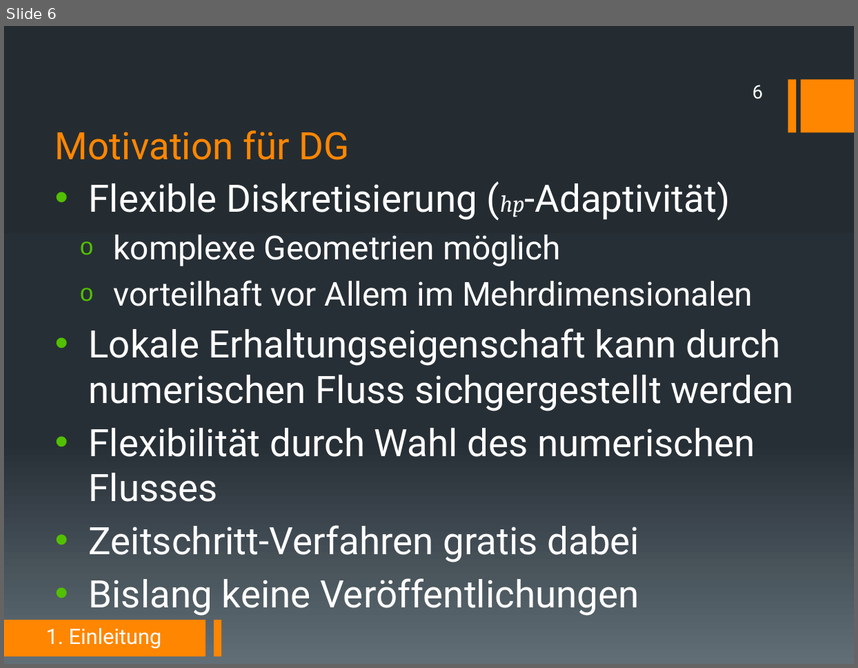
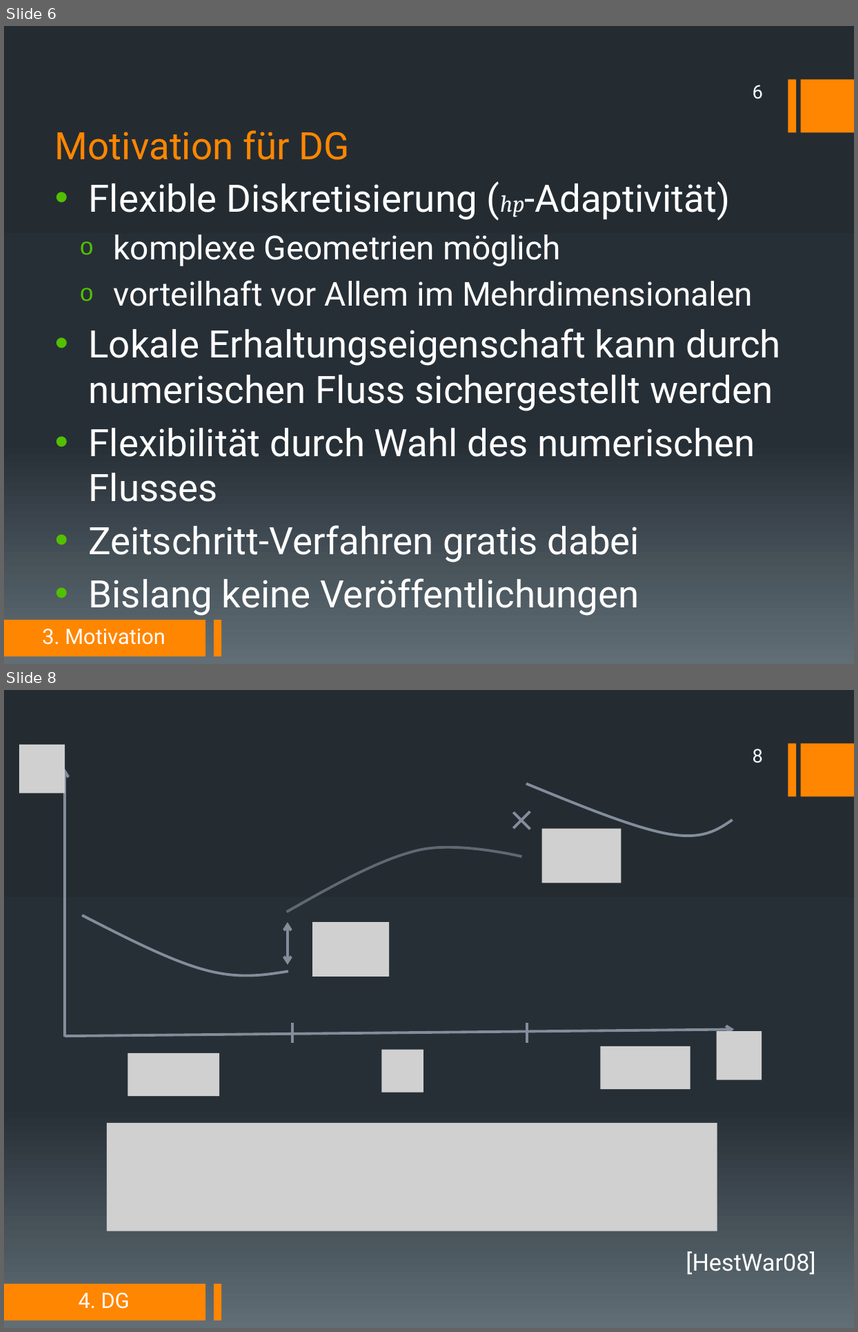
Before and after one commit to DerKleineGauss/Masterarbeit, a slide deck: Abschlussvortrag/Präsentation.pptx. Shown one above the other, each under a label of ours: slide 6 before the commit, slides 6 and 8 after it; the slides between them are not shown. The pictures are 858x668 and 858x1332 pixels, drawn with LibreOffice and Linux fonts; fonts in the diff are those of the drawing; grey boxes stand for pictures. Boxes give left, top, right and bottom in pixels: in the first picture for what was removed or moved away, otherwise in the second. Text is boxed around its words. In the diff, an @@ line names an element or a change of style, - is before the commit and + after.

```diff
--- a/Abschlussvortrag/Präsentation.pptx
+++ b/Abschlussvortrag/Präsentation.pptx
@@ slide 8 added at [4,690,854,1328], background gradient #242C33 to #273037 to #636D76; not listed: 4 template elements that a slide beside it also shows @@
@@ picture added at [19,745,65,793] @@
@@ page number added at [753,749,763,763], 16 pt, text #FFFFFF @@
+8
@@ arrow added from (65, 1037) to (65, 769), #838D9B 2.25 pt @@
@@ freeform shape added at [526,784,732,836], outline #838D9B 2.25 pt @@
@@ line added from (513, 812) to (530, 829), #838D9B 2.25 pt @@
@@ line added from (513, 828) to (530, 811), #838D9B 2.25 pt @@
@@ picture added at [542,829,621,883] @@
@@ freeform shape added at [287,847,523,912], outline #616873 2.25 pt @@
@@ freeform shape added at [82,915,288,976], outline #838D9B 2.25 pt @@
@@ double arrow added from (288, 922) to (288, 965), #838D9B 2.25 pt @@
@@ picture added at [312,922,389,976] @@
@@ arrow added from (65, 1036) to (734, 1029), #838D9B 2.25 pt @@
@@ line added from (292, 1023) to (292, 1043), #838D9B 2.25 pt @@
@@ line added from (527, 1023) to (527, 1043), #838D9B 2.25 pt @@
@@ picture added at [716,1031,762,1079] @@
@@ picture added at [128,1053,220,1096] @@
@@ picture added at [381,1049,423,1092] @@
@@ picture added at [601,1046,691,1089] @@
@@ picture added at [107,1123,717,1231] @@
@@ text added at [686,1251,815,1274], 20 pt, text #FFFFFF @@
+[HestWar08]
@@ text added at [79,1292,130,1308], 18 pt, text #FFFFFF @@
+4. DG
@@ slide 6 changed as well @@
@@ text at [88,328,781,411]: text changed @@
-• Lokale Erhaltungseigenschaft kann durch numerischen Fluss sichgergestellt werden
+• Lokale Erhaltungseigenschaft kann durch numerischen Fluss sichergestellt werden
@@ text at [42,628,165,644]: text changed @@
-1. Einleitung
+3. Motivation
```
Also in this commit, not shown: 6 other slides changed, 13 other slides added, 7 slides removed.
